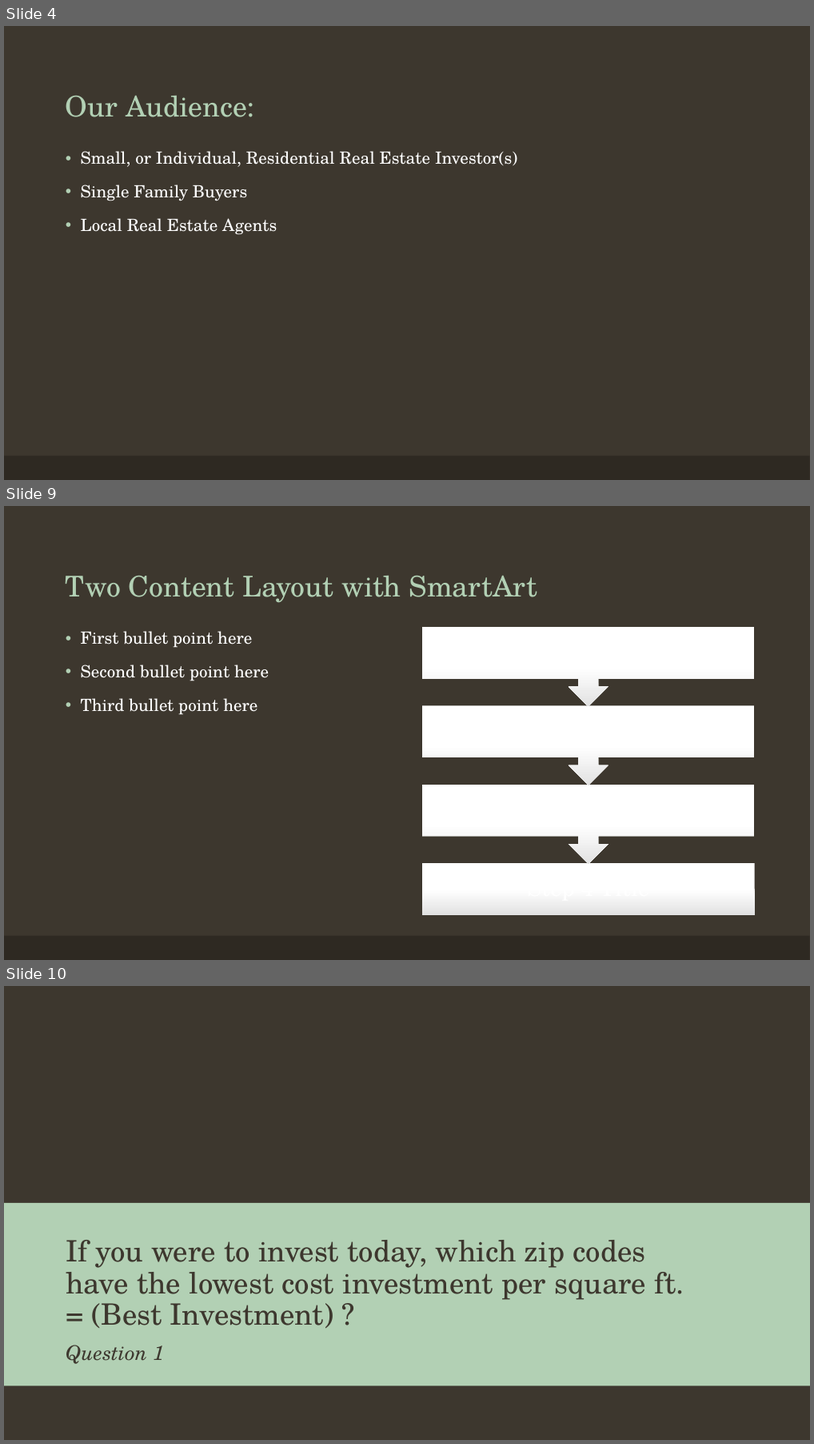
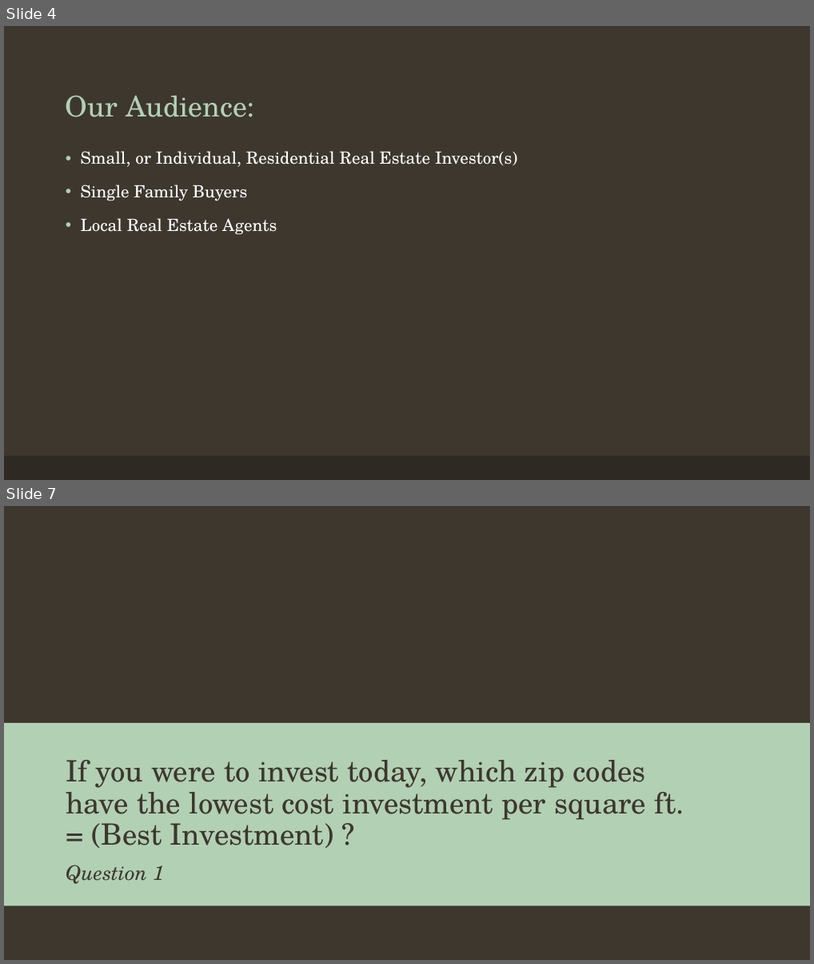
Before and after one commit to ashnikzad/AZ-Real-Estate-Analyisis, a slide deck: Team 2 Presentation.pptx. Shown one above the other, each under a label of ours: slides 4, 9 and 10 before the commit, slides 4 and 7 after it; the slides between them are not shown. The pictures are 814x1444 and 814x964 pixels, drawn with LibreOffice and Linux fonts; fonts in the diff are those of the drawing; background and template pictures are left out. Boxes give left, top, right and bottom in pixels: in the first picture for what was removed or moved away, otherwise in the second. Text is boxed around its words. In the diff, an @@ line names an element or a change of style, - is before the commit and + after.

```diff
--- a/Team 2 Presentation.pptx
+++ b/Team 2 Presentation.pptx
@@ slide 9 removed at (4,506,810,960), background #3D372E; not listed: 1 template element that a slide beside it also shows @@
@@ title removed at (66,576,538,603) @@
-Two Content Layout with SmartArt
@@ text removed at (81,631,269,715) @@
-• First bullet point here
-• Second bullet point here
-• Third bullet point here
@@ group removed at (422,627,755,914): 3 up arrow callouts, 1 rectangle @@
@@ what was slide 10 is now slide 7 @@
```
Also in this commit, not shown: 5 slides changed, 7 slides added, 11 other slides removed.
